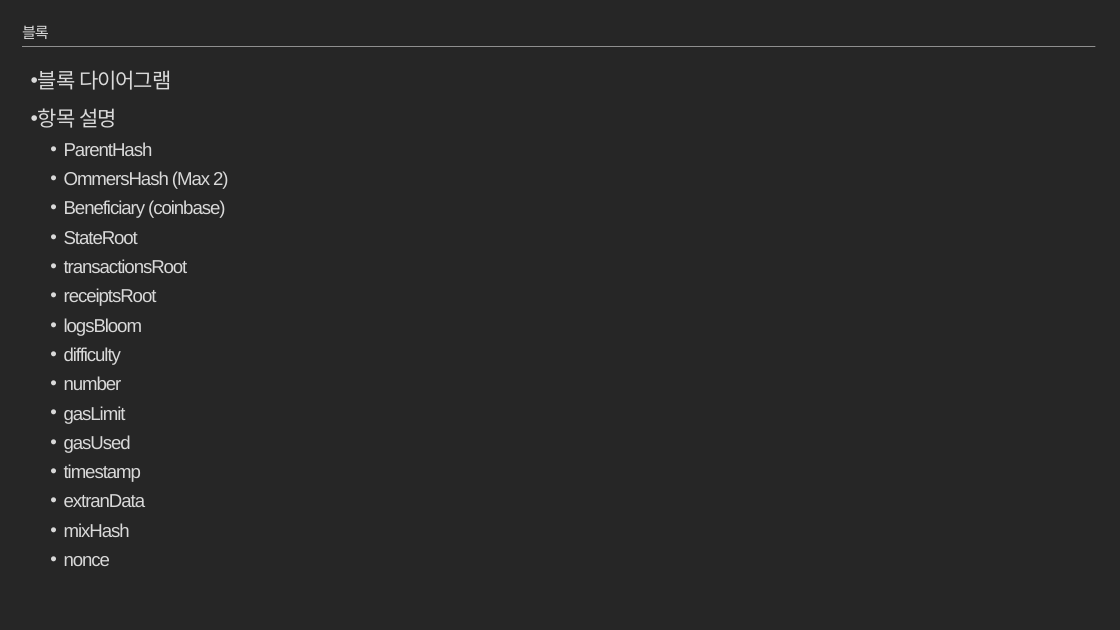
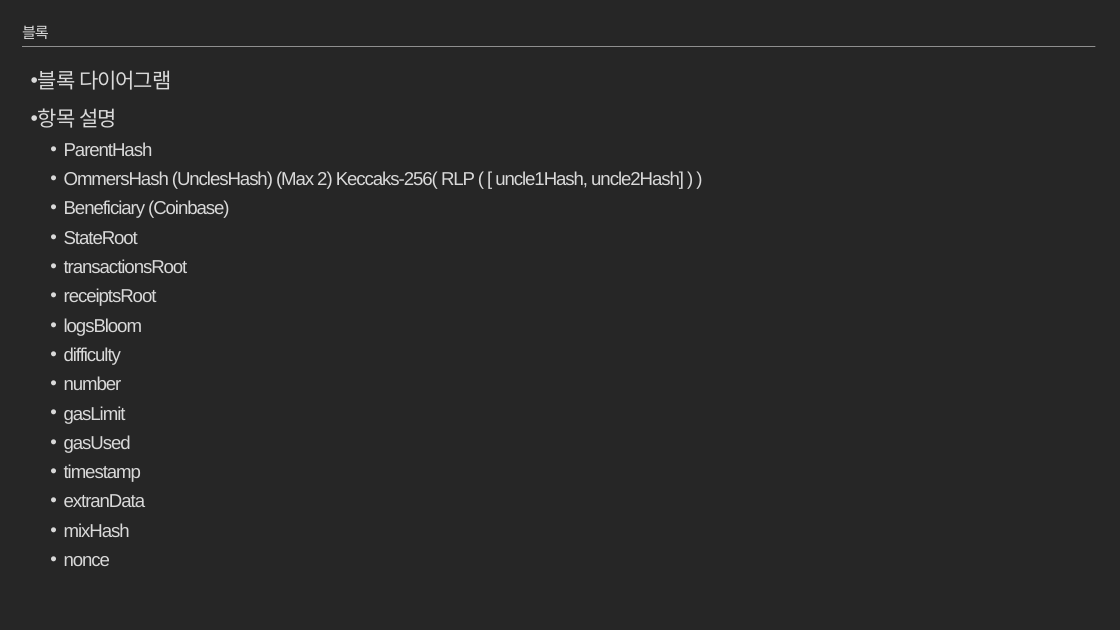
Before and after one commit to moss0801/blockchain-doc, a slide deck: slide 109 of General/Blockchain Part2.pptx (slide 100 before the commit). Drawn at 1120x630 pixels with LibreOffice and Linux fonts; fonts in the diff are those of the drawing. Boxes give left, top, right and bottom in pixels: in the first picture for what was removed or moved away, otherwise in the second. Text is boxed around its words. In the diff, an @@ line names an element or a change of style, - is before the commit and + after.

```diff
--- a/General/Blockchain Part2.pptx
+++ b/General/Blockchain Part2.pptx
@@ text at box(64, 171, 684, 218): text changed @@
-  • OmmersHash (Max 2)
-  • Beneficiary (coinbase)
+  • OmmersHash (UnclesHash) (Max 2) Keccaks-256( RLP ( [ uncle1Hash, uncle2Hash] ) )
+  • Beneficiary (Coinbase)
```
Also in this commit, not shown: 14 other slides changed, 19 slides added, 11 slides removed.
